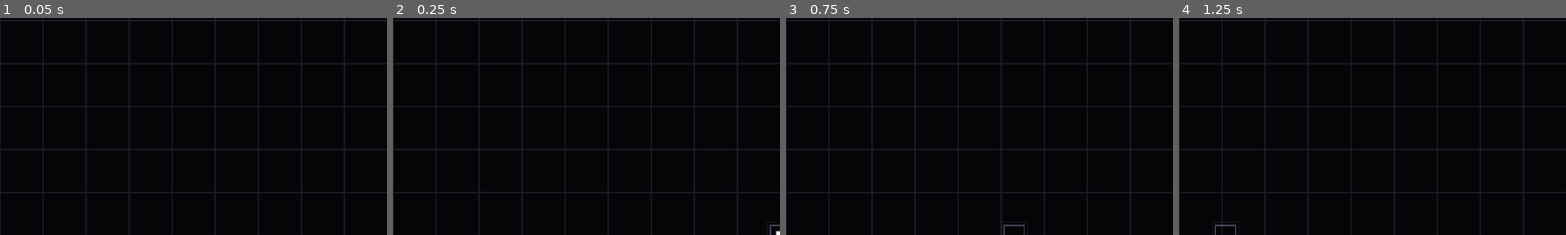
Above: before the commit, frames 1-4 (left to right).
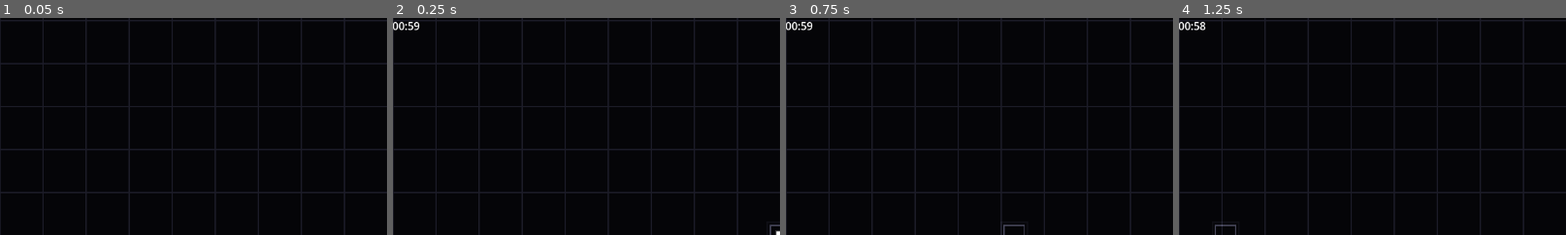
Above: after the commit, the same moments.

Repository: AnonymousXavier/ink-void
Game: Godot game, scene res://Scenes/world.tscn
The game is run twice, just before and just after one commit, with the same random seed, the same clock (stepped at 60 frames per second) and the same inputs.
Inputs (mouse positions are % of the whole screen's width and height, from its top left):
- Up to frame 1 (0.05 s): no input
- Up to frame 2 (0.25 s): no input
- Up to frame 3 (0.75 s): tap Enter at 0.5 s; move the mouse to (72, 45) at 0.52 s; hold Right (right) from 0.53 s (still down); tap Shift (dash) at 0.6 s; click (72, 45) at 0.67 s
- Up to frame 4 (1.25 s): keep holding Right (right)
The pictures show only the part of the screen within x 0-50%, y 0-50%; the shares and areas given below are measured in that part.

Frame 1 is identical in both runs. In frame 2, 0.2% of the frame differs, in the area x 0-8%, y 1-6%; in frame 3, 0.2%; in frame 4, 0.2%.

Commit message:
Attempting UI Implementation

Diff:
--- a/AutoLoads/Factories.gd
+++ b/AutoLoads/Factories.gd
@@ -18,7 +18,7 @@
 	health_data.health = 1
 	health_data.maxHealth = 1
 	alignment_data.alignment = Enums.ALIGNMENTS.PLAYER
-	velocity_data.speed = 400.0 # High base speed for action gameplay
+	velocity_data.speed = 400.0
 
 	entity_manager.render_components[id] = render_data
 	entity_manager.transform_components[id] = transform_data
--- /dev/null
+++ b/Scenes/ui_manager.gd
@@ -0,0 +1,24 @@
+extends CanvasLayer
+class_name UIManager
+
+@onready var timer_label: Label = $Control/TimerLabel
+
+func _ready() -> void:
+	pass
+
+func _process(_delta: float) -> void:
+	if not Cache.is_ready or not SceneInstances.wave_system: return
+
+	var time_left = SceneInstances.wave_system.time_left
+
+	# Format the float into a clean MM:SS string
+	var minutes = int(time_left) / 60
+	var seconds = int(time_left) % 60
+
+	timer_label.text = str(minutes).pad_zeros(2) + ":" + str(seconds).pad_zeros(2)
+
+	# Optional: Make it pulse red in the last 5 seconds!
+	if time_left <= 5.0 and SceneInstances.wave_system.is_wave_active:
+		timer_label.modulate = Color.RED if int(time_left * 10) % 2 == 0 else Color.WHITE
+	else:
+		timer_label.modulate = Color.WHITE
--- /dev/null
+++ b/Scenes/ui_manager.tscn
@@ -0,0 +1,20 @@
+[gd_scene format=3 uid="uid://do5e5lwlik3fo"]
+
+[ext_resource type="Script" uid="uid://dia6xf0ro1lu7" path="res://Scenes/ui_manager.gd" id="1_nphyr"]
+
+[node name="UIManager" type="CanvasLayer" unique_id=1258719095]
+script = ExtResource("1_nphyr")
+
+[node name="Control" type="Control" parent="." unique_id=1050733234]
+layout_mode = 3
+anchors_preset = 15
+anchor_right = 1.0
+anchor_bottom = 1.0
+grow_horizontal = 2
+grow_vertical = 2
+
+[node name="TimerLabel" type="Label" parent="Control" unique_id=235160543]
+layout_mode = 0
+offset_left = -1.0
+offset_right = 39.0
+offset_bottom = 23.0
--- a/Scenes/world.tscn
+++ b/Scenes/world.tscn
@@ -28,6 +28,7 @@
 [ext_resource type="PackedScene" uid="uid://bycgoalg77hlp" path="res://Systems/shockwave_system.tscn" id="26_hmc15"]
 [ext_resource type="PackedScene" uid="uid://b8jm22ncqfjk6" path="res://Systems/wave_system.tscn" id="27_dt0r1"]
 [ext_resource type="PackedScene" uid="uid://cdvtb1ybevw4u" path="res://Systems/dash_system.tscn" id="28_dt0r1"]
+[ext_resource type="PackedScene" uid="uid://do5e5lwlik3fo" path="res://Scenes/ui_manager.tscn" id="29_qebug"]
 
 [node name="World" type="Node2D" unique_id=626846320]
 script = ExtResource("1_a02cp")
@@ -89,3 +90,5 @@
 [node name="WaveSystem" parent="." unique_id=593217246 instance=ExtResource("27_dt0r1")]
 
 [node name="DashSystem" parent="." unique_id=1688808366 instance=ExtResource("28_dt0r1")]
+
+[node name="UIManager" parent="." unique_id=1258719095 instance=ExtResource("29_qebug")]
--- a/Systems/rendering_system.gd
+++ b/Systems/rendering_system.gd
@@ -69,3 +69,19 @@
 		# Core
 		draw_set_transform(final_screen_pos, transform_data.rotation, core_scale)
 		draw_texture(active_texture, offset, core_color)
+
+		# --- THE SHOCKWAVE (WHOOSH) ---
+
+	# Shockwave
+	for wave_id in SceneInstances.entity_manager.shockwave_components.keys():
+		var wave_data = SceneInstances.entity_manager.shockwave_components[wave_id]
+		var transform_data = SceneInstances.entity_manager.transform_components[wave_id]
+
+		var distance_from_cam = (transform_data.position - camera_pos) * zoom
+		var final_screen_pos = screen_center + distance_from_cam
+
+		# Draw a massive, additive pure white circle that fades out as it expands
+		var fade_ratio = 1.0 - (wave_data.radius / wave_data.max_radius)
+		var flash_color = Color(2.0, 2.0, 2.0, fade_ratio) # Overdriven white that fades to transparent
+
+		draw_circle(final_screen_pos, wave_data.radius * zoom, flash_color)
Not shown, added: Scenes/ui_manager.gd.uid
